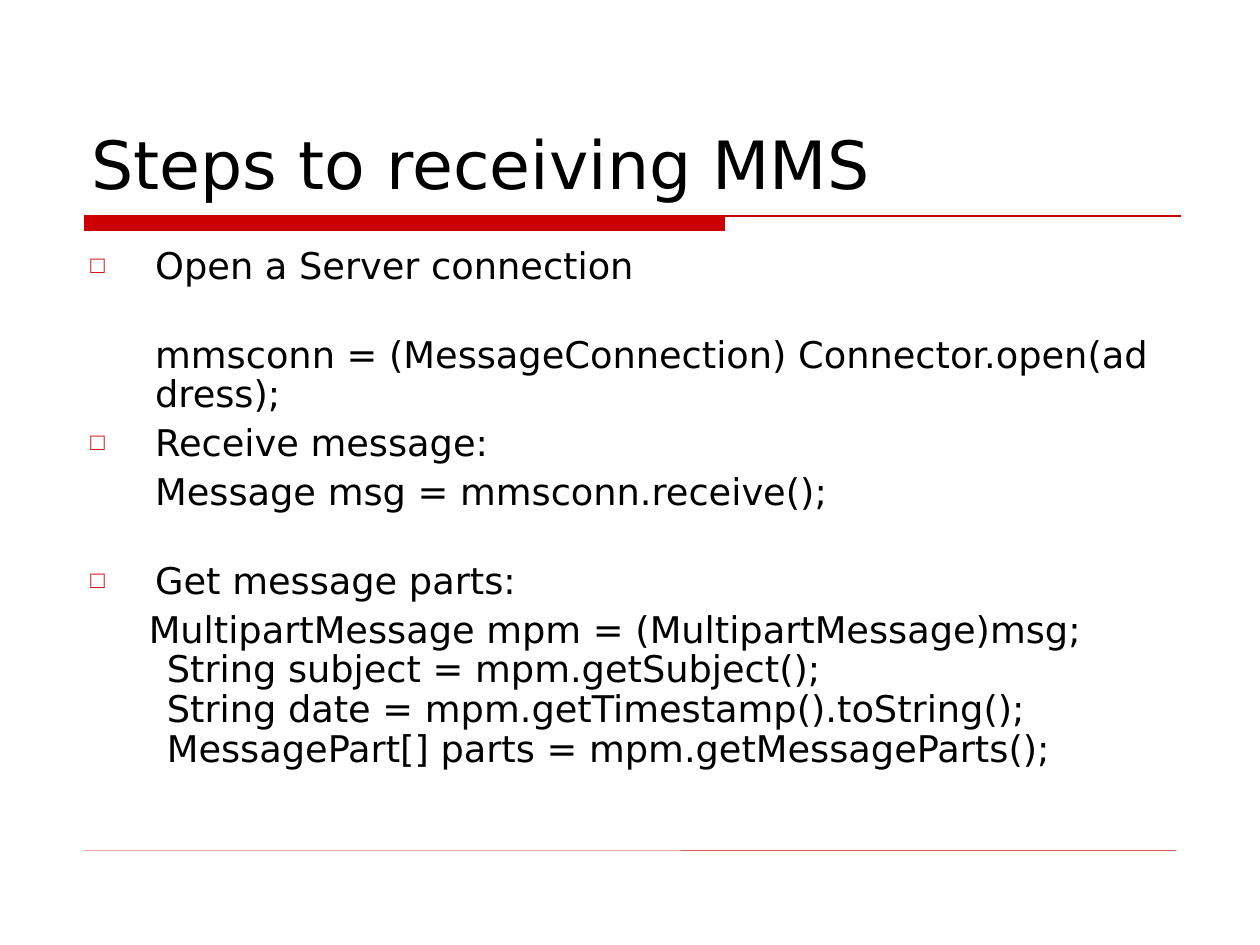
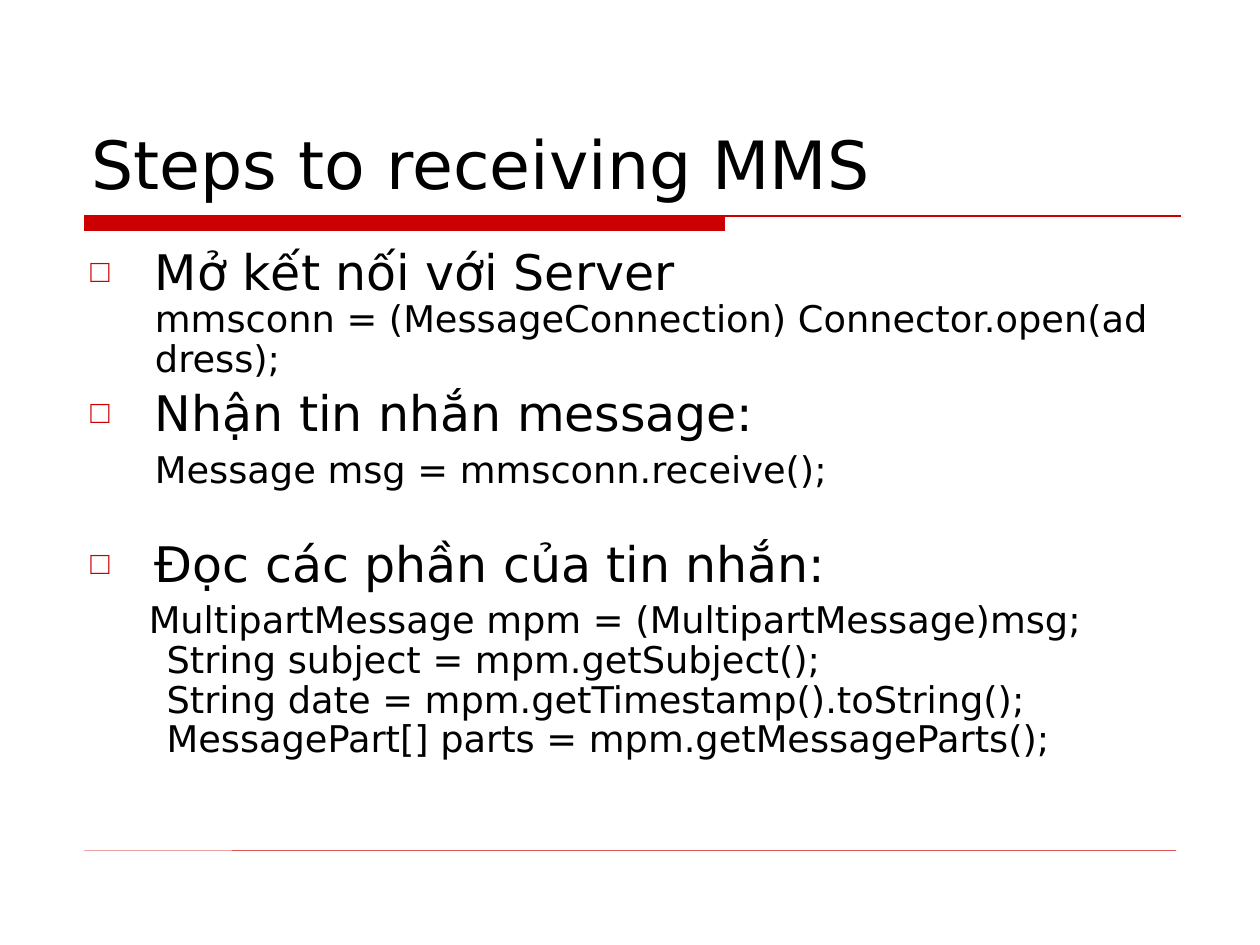
Before and after one commit to phamtuanchip/labs, a slide deck: slide 17 of M1304M-C1304M/j2me/slides/Session11.ppt. Drawn at 1260x945 pixels with LibreOffice and Linux fonts; fonts in the diff are those of the drawing; background and template pictures are left out. Boxes give left, top, right and bottom in pixels: in the first picture for what was removed or moved away, otherwise in the second. Text is boxed around its words. In the diff, an @@ line names an element or a change of style, - is before the commit and + after.

```diff
--- a/M1304M-C1304M/j2me/slides/Session11.ppt
+++ b/M1304M-C1304M/j2me/slides/Session11.ppt
@@ text at (155,250,1148,442): text changed @@
-□ Open a Server connection
-mmsconn = (MessageConnection) Connector.open(address);
-□ Receive message:
+□ Mở kết nối với Server mmsconn = (MessageConnection) Connector.open(address);
+□ Nhận tin nhắn message:
@@ text at (155,542,826,593): text changed; size 21 to 28 pt @@
-□ Get message parts:
+□ Đọc các phần của tin nhắn:
```
Also in this commit, not shown: 6 other slides changed, 4 slides added, 4 slides removed, 7 other files.
